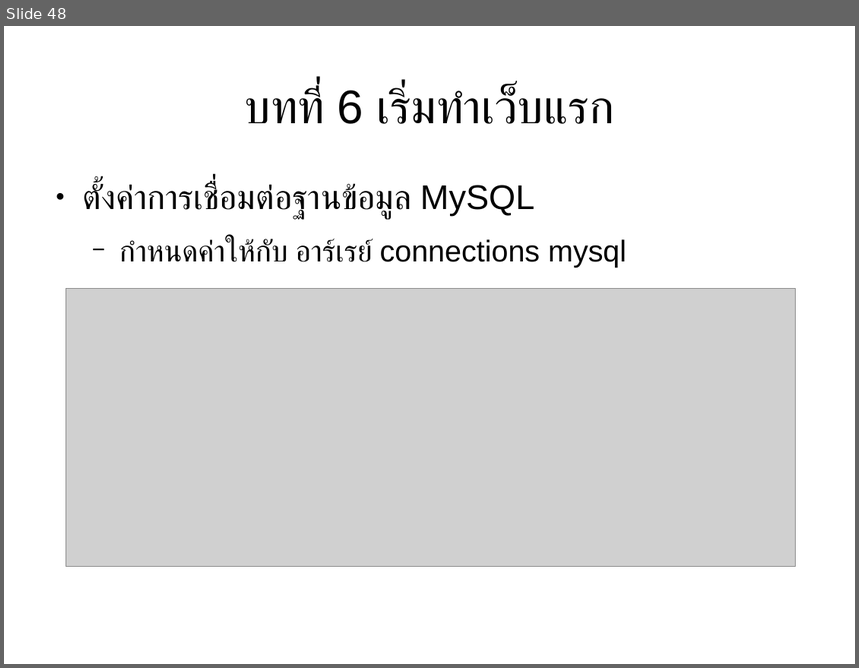
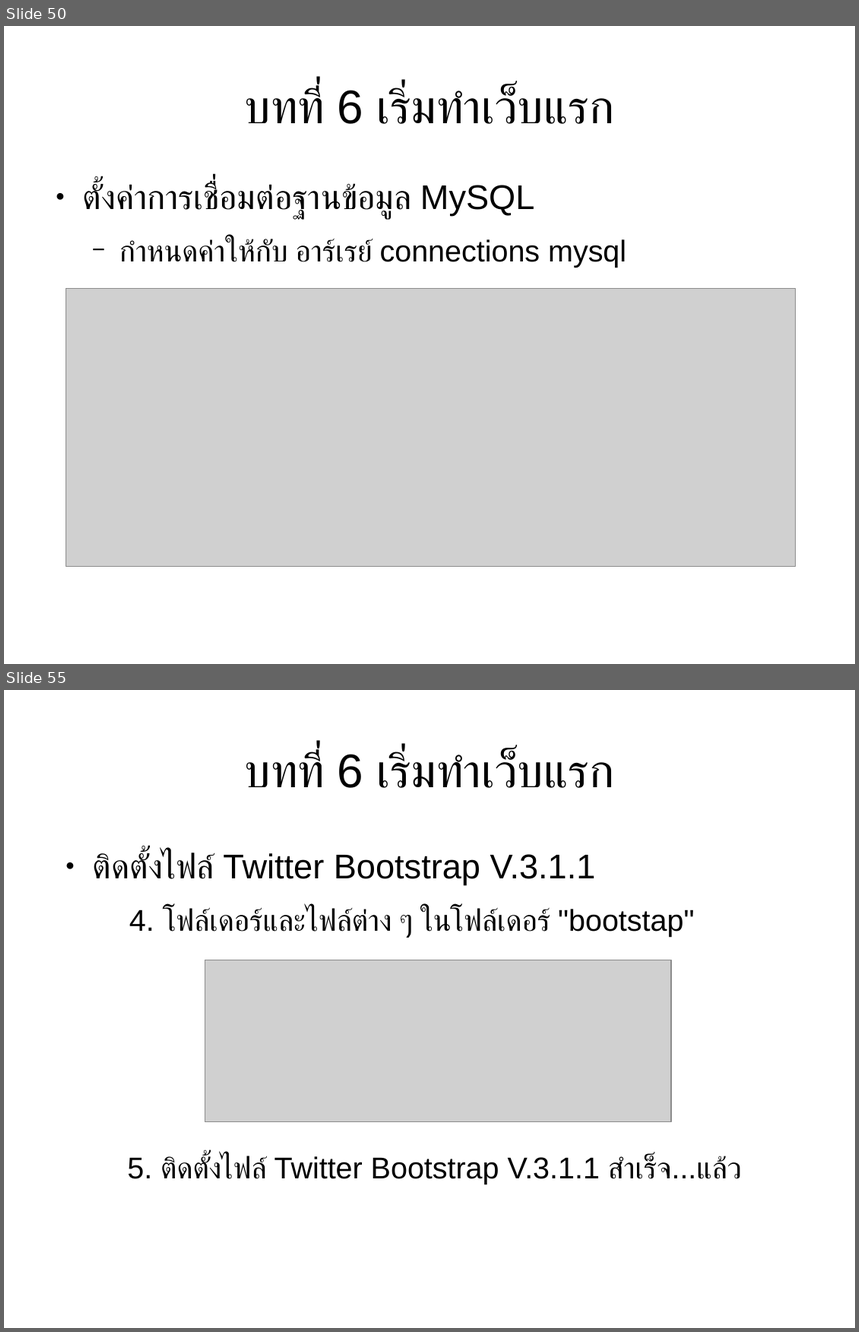
Before and after one commit to expstudio/Laravel-Course-Material, a slide deck: slide course.odp. Shown one above the other, each under a label of ours: slide 48 before the commit, slides 50 and 55 after it; the slides between them are not shown. The pictures are 859x668 and 859x1332 pixels, drawn with LibreOffice and Linux fonts; fonts in the diff are those of the drawing; grey boxes stand for pictures. Boxes give left, top, right and bottom in pixels: in the first picture for what was removed or moved away, otherwise in the second. Text is boxed around its words. In the diff, an @@ line names an element or a change of style, - is before the commit and + after.

```diff
--- a/slide course.odp
+++ b/slide course.odp
@@ slide 55 added at (x1=4, y1=690, x2=855, y2=1328), background #FFFFFF @@
@@ title added at (x1=245, y1=751, x2=614, y2=788), 44 pt, text #000000 @@
+บทที่ 6 เริ่มทำเว็บแรก
@@ text added at (x1=93, y1=852, x2=694, y2=938), 28 pt, text #000000 @@
+● ติดตั้งไฟล์ Twitter Bootstrap V.3.1.1
+  4. โฟล์เดอร์และไฟล์ต่าง ๆ ในโฟล์เดอร์ "bootstap"
@@ picture added at (x1=205, y1=961, x2=671, y2=1122) @@
@@ text added at (x1=127, y1=1155, x2=742, y2=1185), 28 pt, text #000000 @@
+5. ติดตั้งไฟล์ Twitter Bootstrap V.3.1.1 สำเร็จ...แล้ว
@@ what was slide 48 is now slide 50 @@
```
Also in this commit, not shown: 4 slides changed, 37 other slides added, 13 other files.
